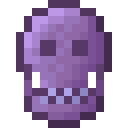
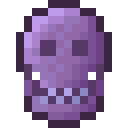
Two versions of the same layered image (128px x 128px). Layer-by-layer changes:
painted on "Layer #1" over bbox(16, 0, 112, 128)
painted on "Layer" over bbox(24, 8, 112, 120)
